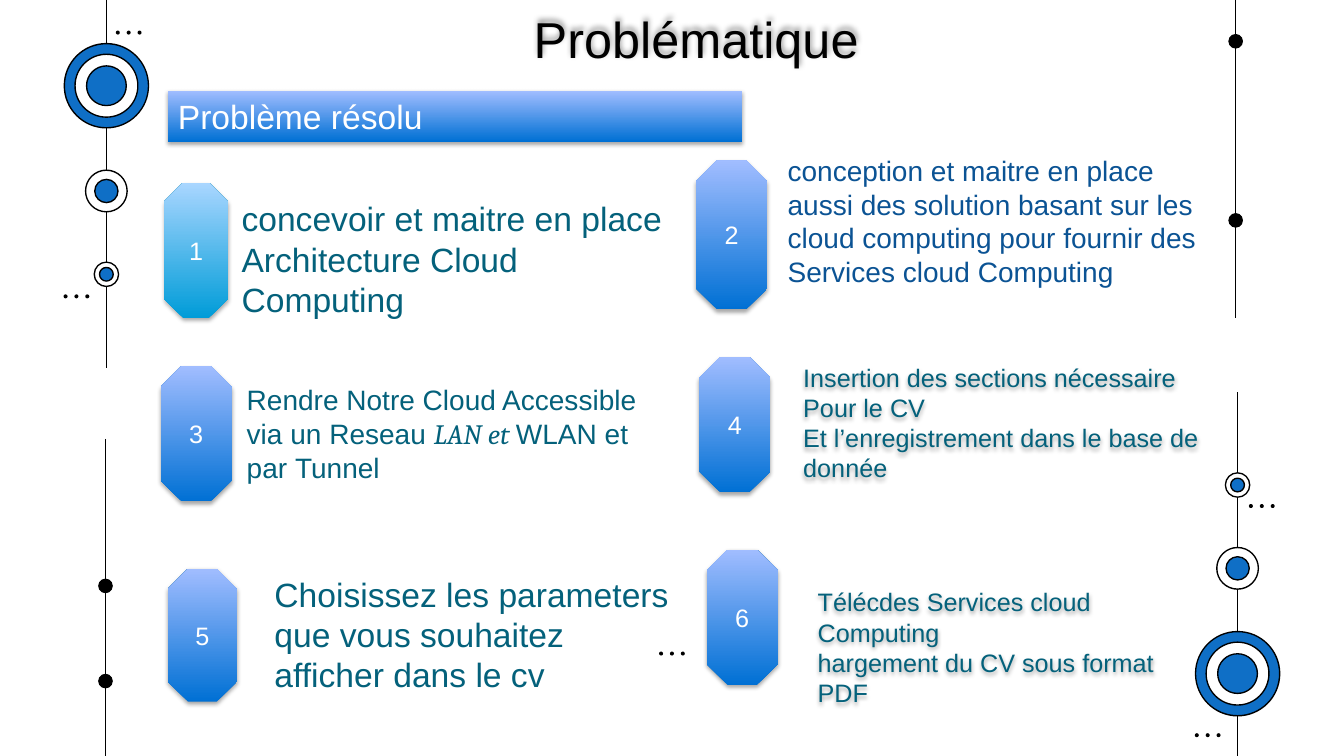
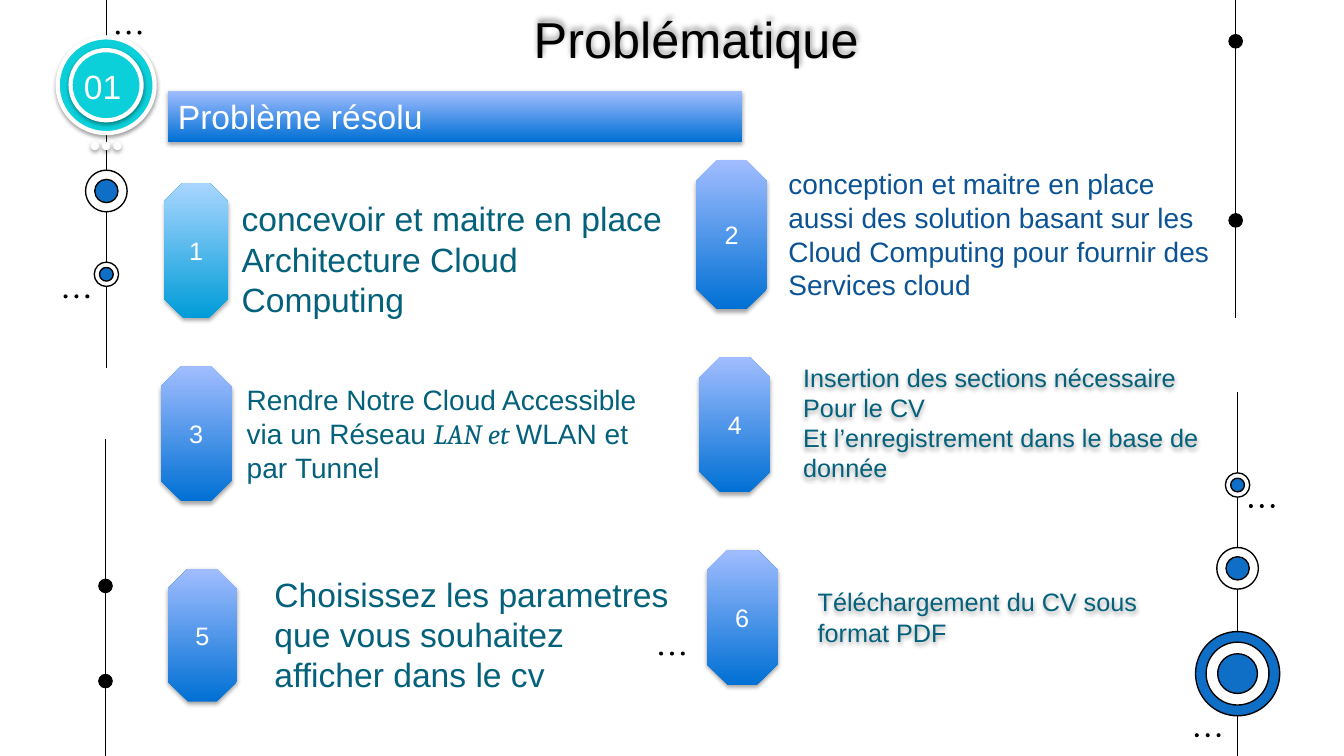
Before and after one commit to muhamedoufi/rapport-cloud, a slide deck: slide 6 of Presentation_cv.pptx. Drawn at 1344x756 pixels with LibreOffice and Linux fonts; fonts in the diff are those of the drawing. Boxes give left, top, right and bottom in pixels: in the first picture for what was removed or moved away, otherwise in the second. Text is boxed around its words. In the diff, an @@ line names an element or a change of style, - is before the commit and + after.

```diff
--- a/Presentation_cv.pptx
+++ b/Presentation_cv.pptx
@@ text added at <box>84,75,121,100</box>, 24 pt, text #FFFFFF @@
+01
@@ group added at <box>57,37,154,148</box>: 5 ellipses @@
@@ text at <box>788,173,1209,296</box>: text changed @@
-conception et maitre en place aussi des solution basant sur les cloud computing pour fournir des Services cloud Computing
+conception et maitre en place aussi des solution basant sur les Cloud Computing pour fournir des Services cloud
@@ text at <box>247,389,636,483</box>: text changed @@
-Rendre Notre Cloud Accessible via un Reseau LAN et WLAN et par Tunnel
+Rendre Notre Cloud Accessible via un Réseau LAN et WLAN et par Tunnel
@@ text at <box>274,582,669,688</box>: text changed @@
-Choisissez les parameters que vous souhaitez afficher dans le cv
+Choisissez les parametres que vous souhaitez afficher dans le cv
@@ text at <box>818,592,1137,643</box>: text changed @@
-Télécdes Services cloud Computing
-hargement du CV sous format PDF
+Téléchargement du CV sous format PDF
```
Also in this commit, not shown: 19 other slides changed, 3 slides added, 3 slides removed, 1 other file.
